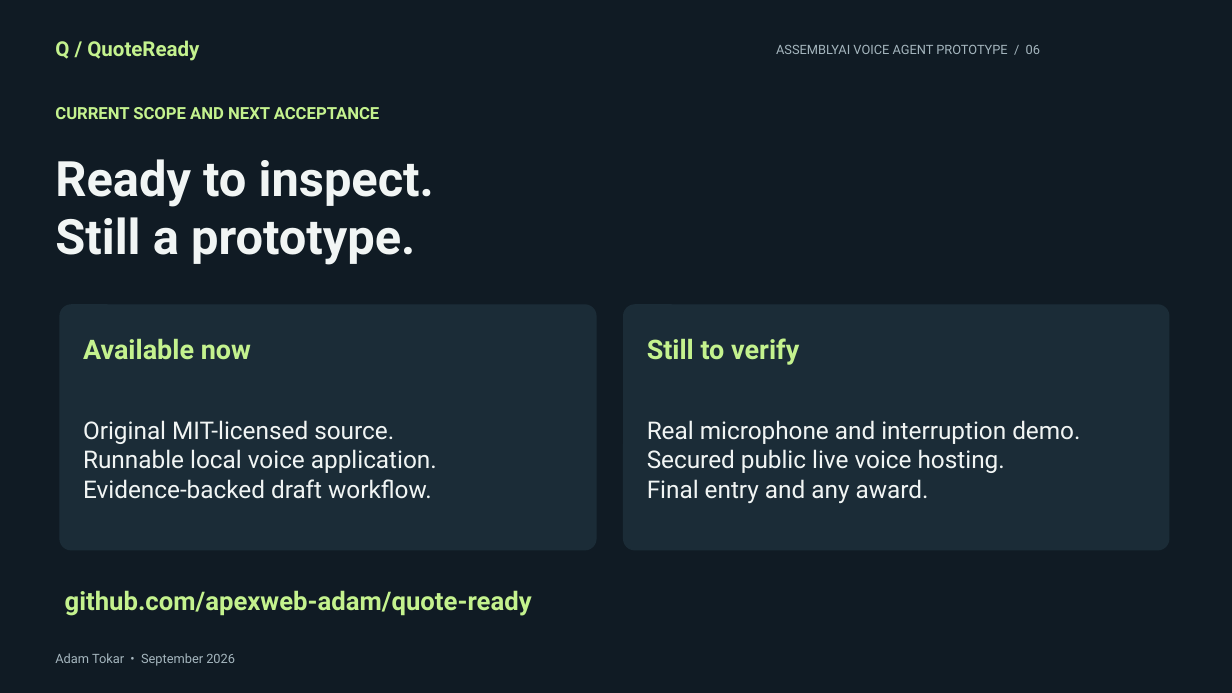
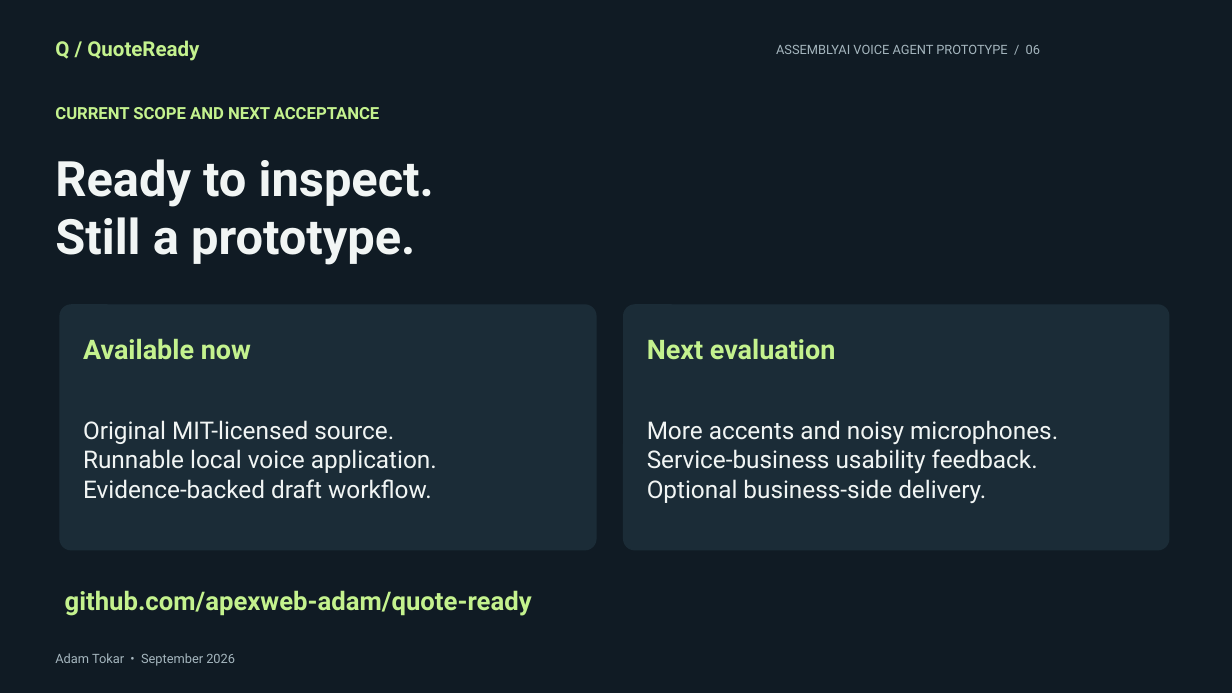
Before and after one commit to apexweb-adam/quote-ready, a slide deck: slide 6 of presentation/QuoteReady.pptx. Drawn at 1232x693 pixels with LibreOffice and Linux fonts; fonts in the diff are those of the drawing. Boxes give left, top, right and bottom in pixels: in the first picture for what was removed or moved away, otherwise in the second. Text is boxed around its words. In the diff, an @@ line names an element or a change of style, - is before the commit and + after.

Commit message:
Publish protected live voice demo and captioned recording

```diff
--- a/presentation/QuoteReady.pptx
+++ b/presentation/QuoteReady.pptx
@@ text at <box>647,338,836,360</box>: text changed @@
-Still to verify
+Next evaluation
@@ text at <box>647,420,1058,503</box>: text changed @@
-Real microphone and interruption demo.
-Secured public live voice hosting.
-Final entry and any award.
+More accents and noisy microphones.
+Service-business usability feedback.
+Optional business-side delivery.
```
Also in this commit, not shown: 2 other slides changed, 31 other files.
